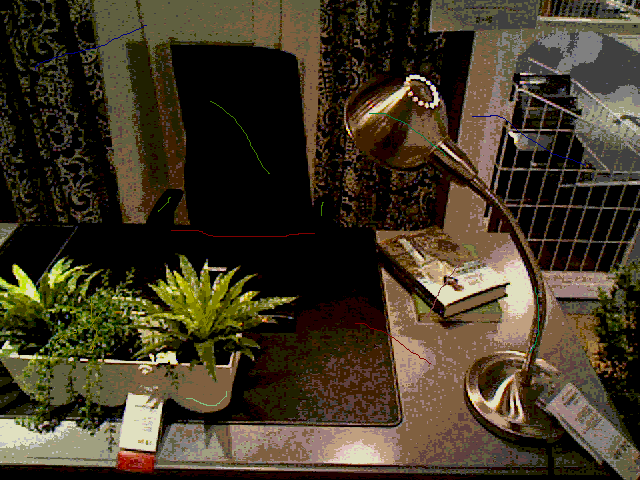
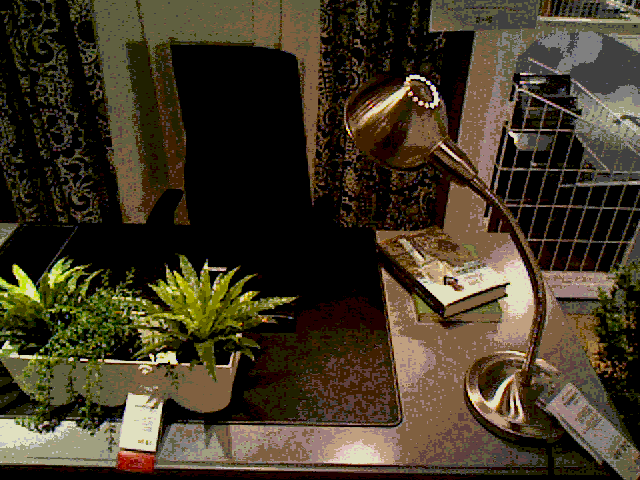
Layered file, before and after one edit (640 × 480). Changes by layer:
removed layer "Layer #1" over [left=35, top=25, right=586, bottom=406]
